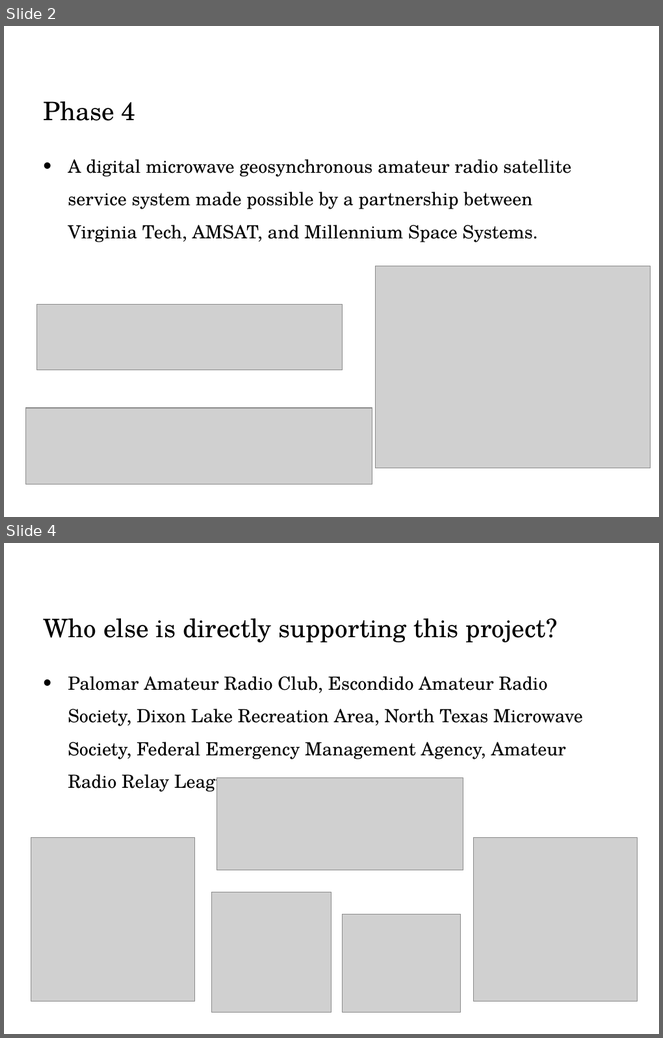
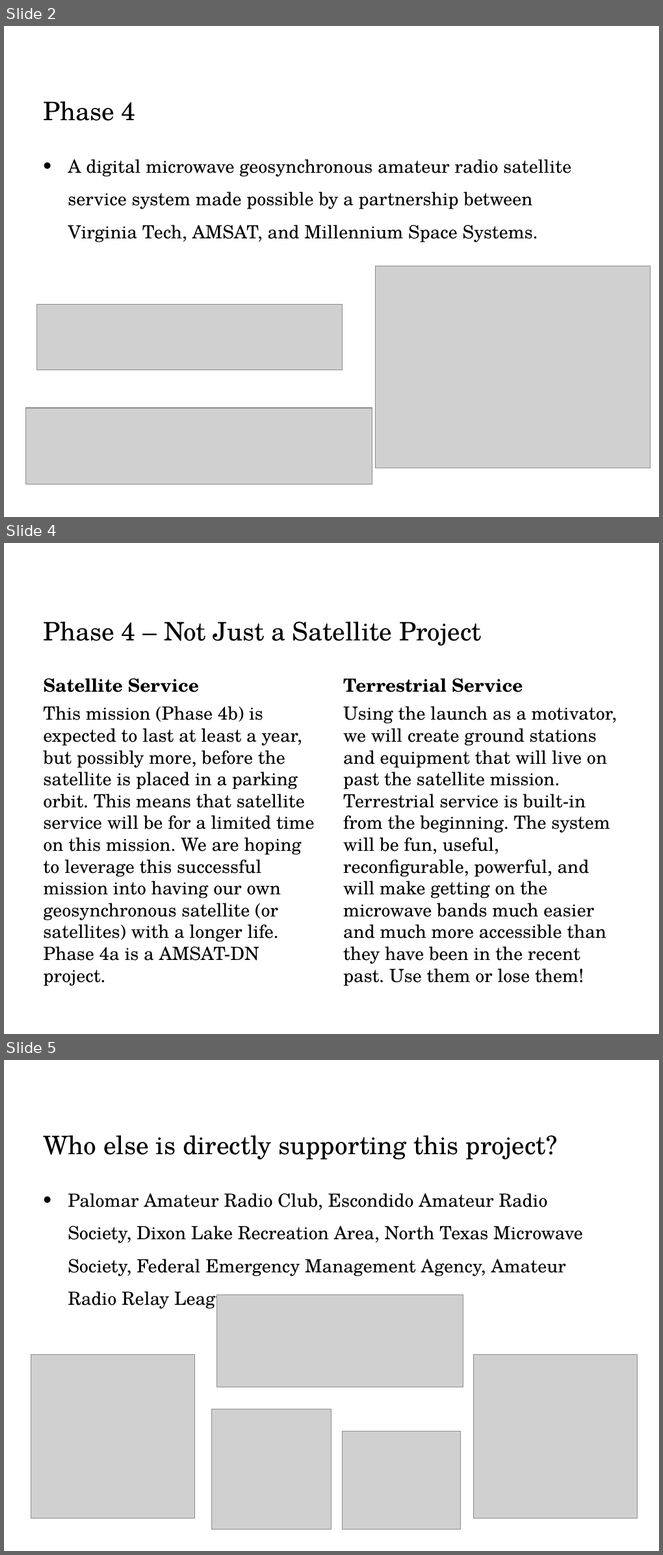
Before and after one commit to OpenResearchInstitute/documents, a slide deck: Papers_and_Presentations/PARC_4on4.pptx. Shown one above the other, each under a label of ours: slides 2 and 4 before the commit, slides 2, 4 and 5 after it; the slides between them are not shown. The pictures are 663x1038 and 663x1555 pixels, drawn with LibreOffice and Linux fonts; fonts in the diff are those of the drawing; grey boxes stand for pictures; background and template pictures are left out. Boxes give left, top, right and bottom in pixels: in the first picture for what was removed or moved away, otherwise in the second. Text is boxed around its words. In the diff, an @@ line names an element or a change of style, - is before the commit and + after.

Commit message:
Groundsat, ARAP, User Terminals
Slide added to talk about the different parts of the development system

```diff
--- a/Papers_and_Presentations/PARC_4on4.pptx
+++ b/Papers_and_Presentations/PARC_4on4.pptx
@@ slide 4 added at [4, 543, 659, 1034], background #FFFFFF @@
@@ title added at [43, 622, 482, 646], 28 pt, text #000000 @@
+Phase 4 – Not Just a Satellite Project
@@ text added at [43, 678, 199, 693], 20 pt, text #000000, bold @@
+Satellite Service
@@ text added at [343, 678, 523, 693], 20 pt, text #000000, bold @@
+Terrestrial Service
@@ text added at [43, 706, 315, 986], 20 pt, text #000000 @@
+This mission (Phase 4b) is expected to last at least a year, but possibly more, before the satellite is placed in a parking orbit. This means that satellite service will be for a limited time on this mission. We are hoping to leverage this successful mission into having our own geosynchronous satellite (or satellites) with a longer life. Phase 4a is a AMSAT-DN project.
@@ text added at [343, 706, 618, 986], 20 pt, text #000000 @@
+Using the launch as a motivator, we will create ground stations and equipment that will live on past the satellite mission. Terrestrial service is built-in from the beginning. The system will be fun, useful, reconfigurable, powerful, and will make getting on the microwave bands much easier and much more accessible than they have been in the recent past. Use them or lose them!
@@ what was slide 4 is now slide 5 @@
```
Also in this commit, not shown: 1 slide changed, 2 other slides added.
